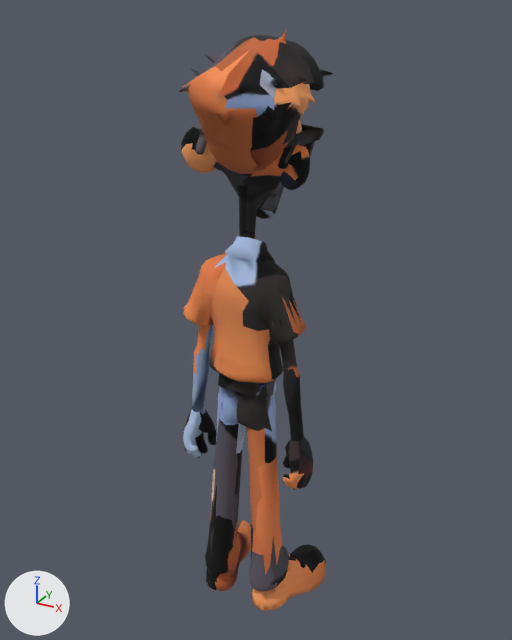
Renders of the glTF model modelos/personajes/oficinista.glb from each side of a commit.
Before and after are seen from a camera (50 mm lens) standing at (0.973, -1.735, 1.901) and looking at (-0.004, 0.042, 1.013). The lights are fixed; the arrows at lower left show +X, +Y and +Z. The first picture is the older version. Where no turn or scale is listed for an object, it has been applied to the vertices. Vertices at exactly the same position are counted once.

In view in the first picture: 'BrazoDerecho', 'BrazoIzquierdo', 'Cabeza', 'PiernaDerecha', 'PiernaIzquierda', 'Torso'.
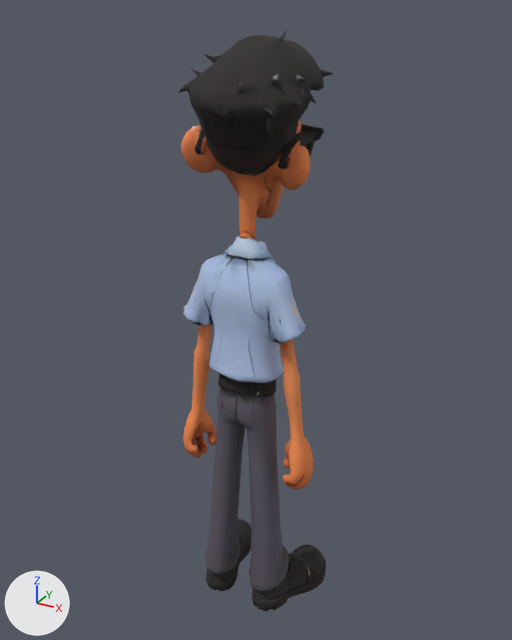
Where the change shows, as pixel boxes (x1, y1, x2, y2) in the pictures (512 x 640 px; the box of a moved part takes in the faces that stretch with it):
part 1 of me_brazoderecho2, surface changed (lighter): (278, 272, 313, 490) in both
part 2 of me_brazoizquierdo2, surface changed (blue to orange): (183, 259, 216, 458) in both
part 3 of me_cabeza2, surface changed: (179, 30, 332, 233) in both
part 4 of me_piernaderecha2, surface changed (brown to grey): (237, 379, 326, 611) in both
part 5 of me_piernaizquierda2, surface changed: (205, 373, 256, 591) in both
part 6 of me_torso2, moved or reshaped (mostly hidden): before (278, 271, 285, 350); after (258, 383, 267, 393)
part 7 of me_torso2, moved or reshaped: before (240, 231, 255, 239); after (278, 271, 285, 350)
part 8 of me_torso2, moved or reshaped: before (258, 383, 267, 393); after (240, 231, 255, 239)
part 9 of me_torso2, surface changed (lighter): (193, 231, 284, 414) in both

Edits to the bpy script that builds the scene:
```text
Change me_brazoderecho2:
    where me_brazoderecho2.from_pydata(...)  # 247 vertices, 490 faces; spans x -0.056..0.059, y -0.095..0.021, z -0.707..0.012
    used by ob_brazoderecho; location = (0.176, 0.0, 1.203)
    me_brazoderecho2 part 1: 490 kept faces spanning x -0.056..0.059, y -0.095..0.021, z -0.707..0.012 get new texture (UV) coordinates
Change me_brazoizquierdo2:
    where me_brazoizquierdo2.from_pydata(...)  # 248 vertices, 492 faces; spans x -0.059..0.054, y -0.096..0.019, z -0.709..0.013
    used by ob_brazoizquierdo; location = (-0.176, 0.0, 1.203)
    me_brazoizquierdo2 part 2: 492 kept faces spanning x -0.059..0.054, y -0.096..0.019, z -0.709..0.013 get new texture (UV) coordinates
Change me_cabeza2:
    where me_cabeza2.from_pydata(...)  # 1027 vertices, 2070 faces; spans x -0.176..0.199, y -0.213..0.201, z -0.006..0.538
    used by ob_cabeza; location = (0.0, 0.0, 1.314)
    me_cabeza2 part 3: 2070 kept faces spanning x -0.176..0.199, y -0.213..0.201, z -0.006..0.538 get new texture (UV) coordinates
Change me_piernaderecha2:
    where me_piernaderecha2.from_pydata(...)  # 496 vertices, 988 faces; spans x -0.105..0.134, y -0.126..0.212, z -0.796..0.057
    used by ob_piernaderecha; location = (0.099, 0.0, 0.796)
    me_piernaderecha2 part 4: 988 kept faces spanning x -0.105..0.134, y -0.126..0.212, z -0.796..0.057 get new texture (UV) coordinates
Change me_piernaizquierda2:
    where me_piernaizquierda2.from_pydata(...)  # 497 vertices, 990 faces; spans x -0.125..0.102, y -0.127..0.214, z -0.796..0.056
    used by ob_piernaizquierda; location = (-0.099, 0.0, 0.796)
    me_piernaizquierda2 part 5: 990 kept faces spanning x -0.125..0.102, y -0.127..0.214, z -0.796..0.056 get new texture (UV) coordinates
Change me_torso2:
    where me_torso2.from_pydata(...)  # 508 vertices, 1012 faces; spans x -0.149..0.147, y -0.109..0.11, z -0.039..0.525
    used by ob_torso; location = (0.0, 0.0, 0.796)
    me_torso2 part 6
    me_torso2.vertices[504].co: (0.132, -0.033, 0.296) -> (0.0, -0.018, 0.011)
    me_torso2 part 7
    me_torso2.vertices[505].co: (0.0, -0.016, 0.518) -> (0.132, -0.033, 0.296)  # pixel (247, 231) -> not seen
    me_torso2 part 8
    me_torso2.vertices[507].co: (0.0, -0.018, 0.011) -> (0.0, -0.016, 0.518)  # not seen -> pixel (247, 231)
    me_torso2 part 9: 927 kept faces spanning x -0.149..0.147, y -0.109..0.11, z -0.039..0.525 get new texture (UV) coordinates
```
